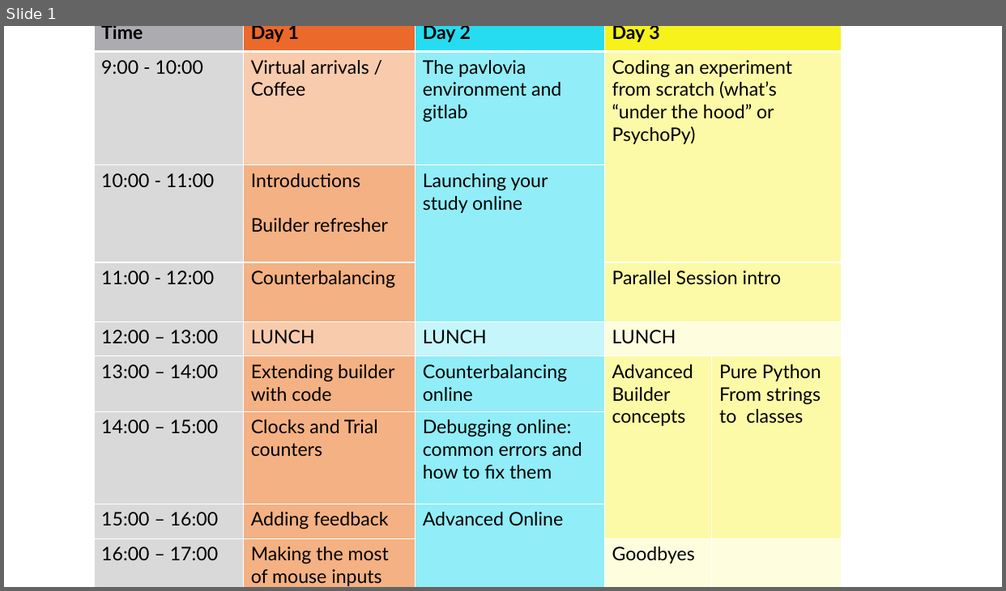
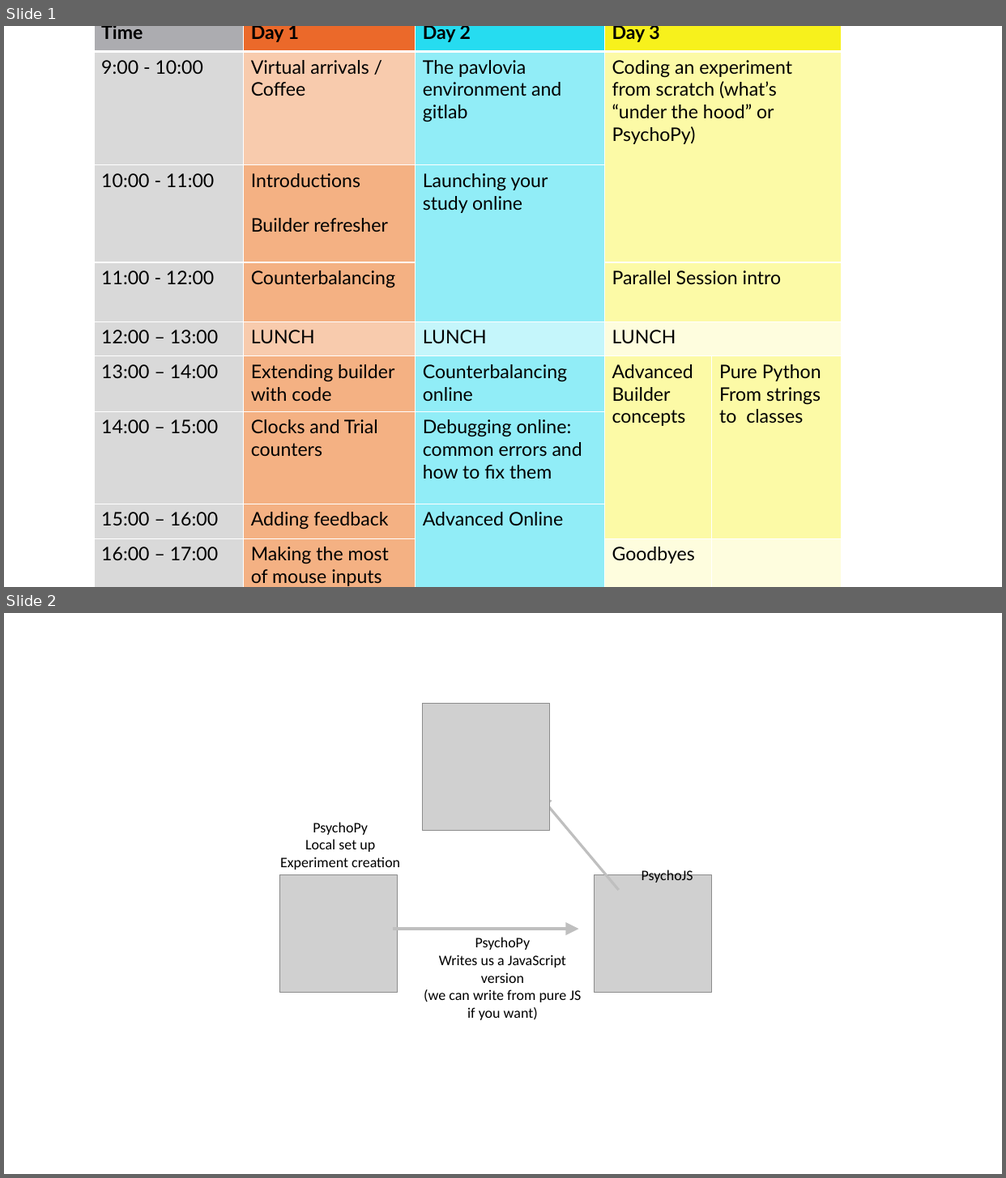
Before and after one commit to psychopy/workshops, a slide deck: artwork/artwork-editable.pptx. Shown one above the other, each under a label of ours: slide 1 before the commit, slides 1 and 2 after it. The pictures are 1006x591 and 1006x1178 pixels, drawn with LibreOffice and Linux fonts; fonts in the diff are those of the drawing; grey boxes stand for pictures. Boxes give left, top, right and bottom in pixels: in the first picture for what was removed or moved away, otherwise in the second. Text is boxed around its words. In the diff, an @@ line names an element or a change of style, - is before the commit and + after.

```diff
--- a/artwork/artwork-editable.pptx
+++ b/artwork/artwork-editable.pptx
@@ slide 2 added at box(4, 613, 1002, 1174), background #FFFFFF @@
@@ group added at box(279, 703, 711, 1020): 3 pictures, 3 texts, 2 arrows @@
+PsychoPy
+Local set up
+Experiment creation
+PsychoJS
+PsychoPy
+Writes us a JavaScript version
+(we can write from pure JS if you want)
```
Also in this commit, not shown: 3 other slides added, 6 other files.
